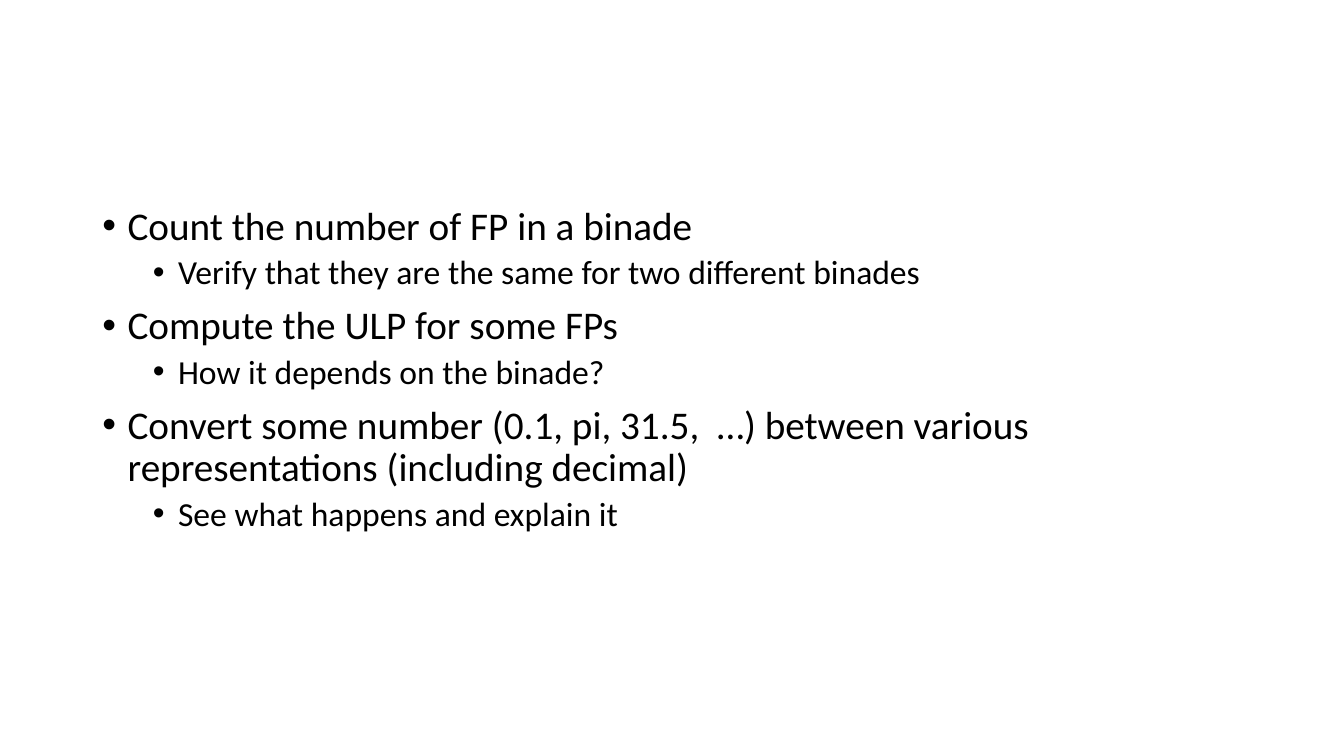
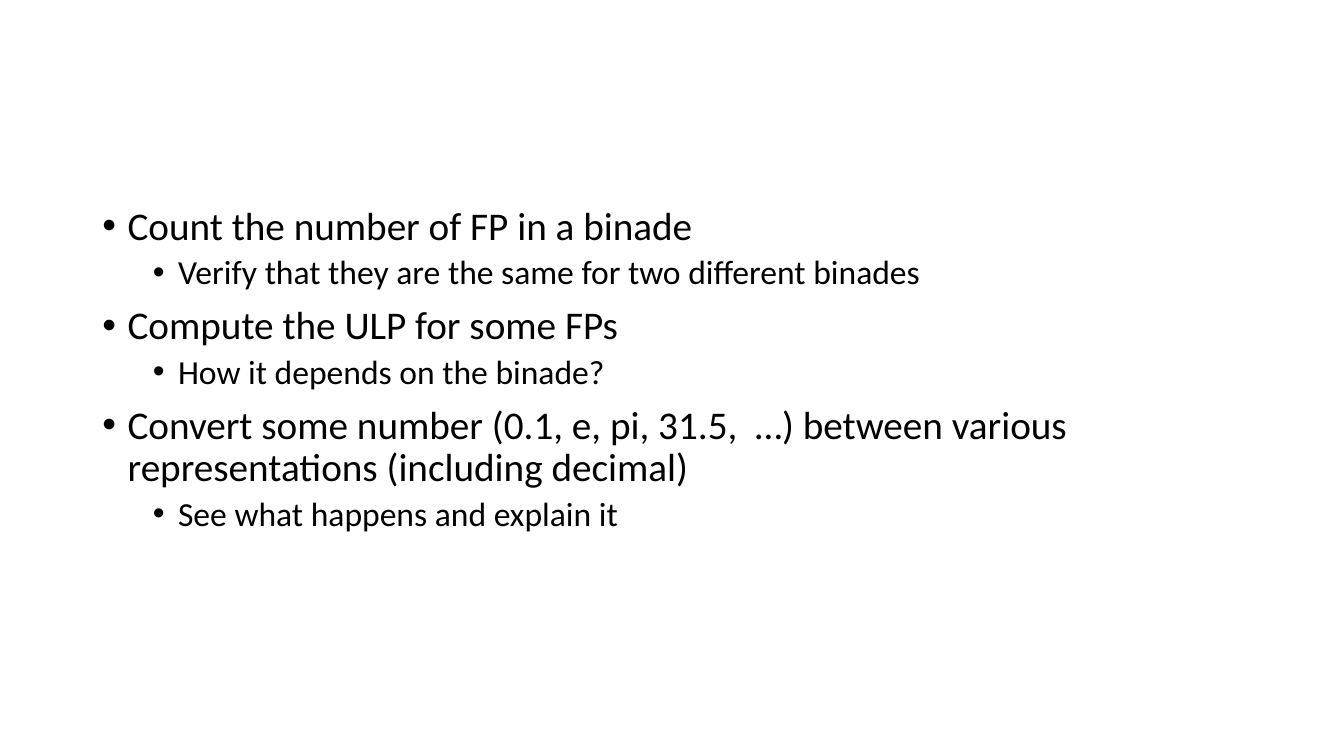
Before and after one commit to VinInn/FPCourse, a slide deck: slide 15 of Slides/FPforScientist.pptx. Drawn at 1344x756 pixels with LibreOffice and Linux fonts; fonts in the diff are those of the drawing. Boxes give left, top, right and bottom in pixels: in the first picture for what was removed or moved away, otherwise in the second. Text is boxed around its words. In the diff, an @@ line names an element or a change of style, - is before the commit and + after.

```diff
--- a/Slides/FPforScientist.pptx
+++ b/Slides/FPforScientist.pptx
@@ text at [128, 410, 1067, 488]: text changed @@
-• Convert some number (0.1, pi, 31.5, …) between various representations (including decimal)
+• Convert some number (0.1, e, pi, 31.5, …) between various representations (including decimal)
```
Also in this commit, not shown: 7 other slides changed.
